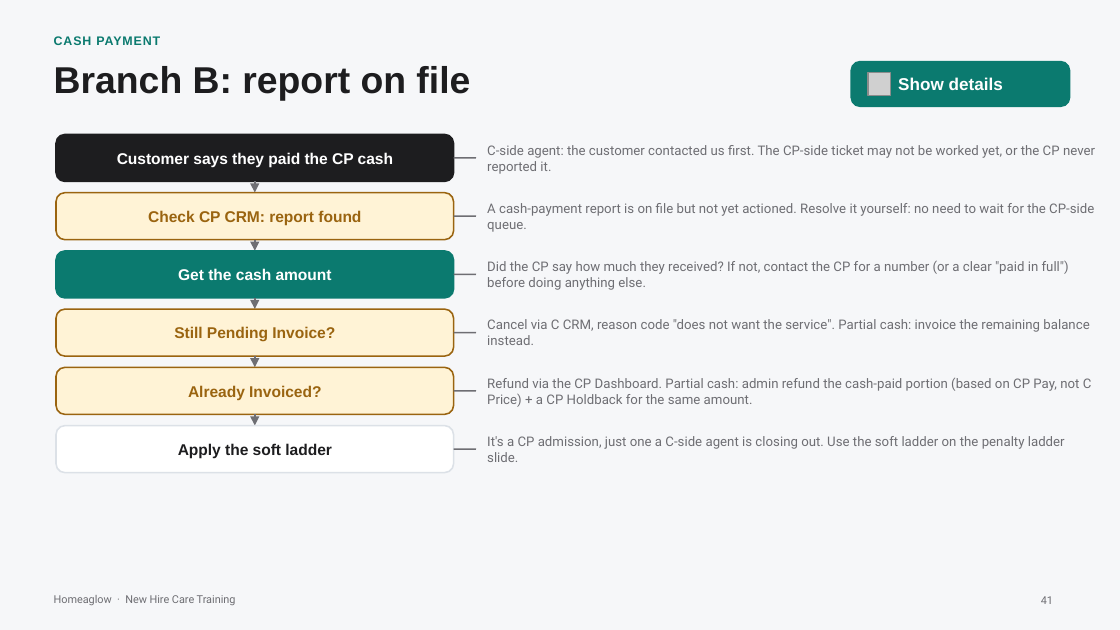
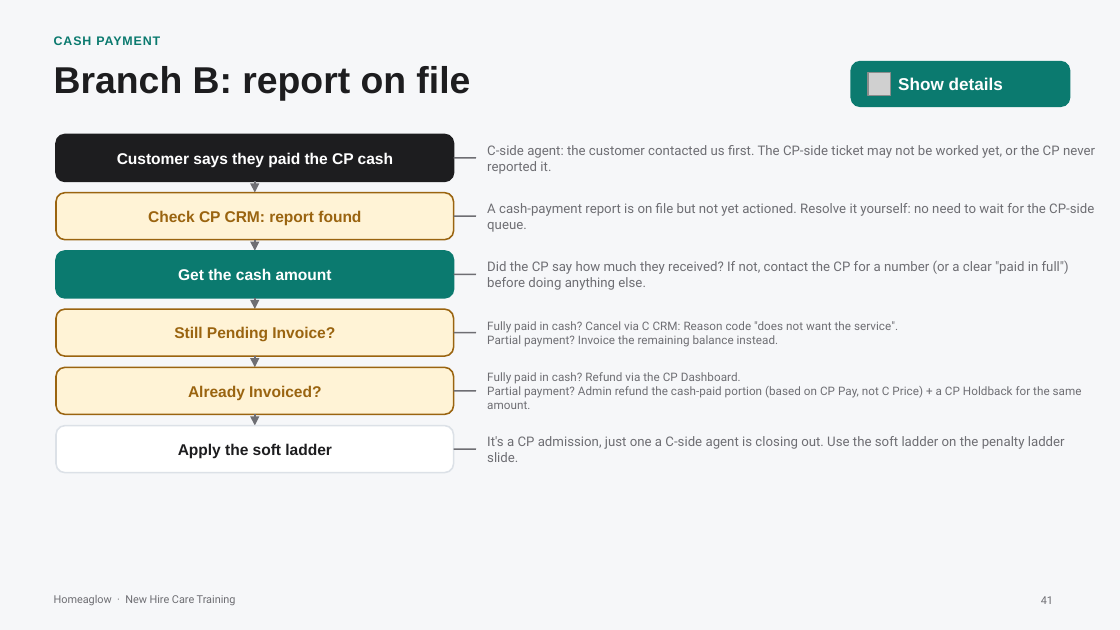
Before and after one commit to anjulimichelle/training, a slide deck: slide 41 of billing-disputes/billing-disputes-cash-payments.pptx. Drawn at 1120x630 pixels with LibreOffice and Linux fonts; fonts in the diff are those of the drawing; grey boxes stand for pictures. Boxes give left, top, right and bottom in pixels: in the first picture for what was removed or moved away, otherwise in the second. Text is boxed around its words. In the diff, an @@ line names an element or a change of style, - is before the commit and + after.

```diff
--- a/billing-disputes/billing-disputes-cash-payments.pptx
+++ b/billing-disputes/billing-disputes-cash-payments.pptx
@@ text at [487,321,898,347]: text changed; size 8.5 to 7.5 pt @@
-Cancel via C CRM, reason code "does not want the service". Partial cash: invoice the remaining balance instead.
+Fully paid in cash? Cancel via C CRM: Reason code "does not want the service".
+Partial payment? Invoice the remaining balance instead.
@@ text at [487,372,1082,409]: text changed; size 8.5 to 7.5 pt @@
-Refund via the CP Dashboard. Partial cash: admin refund the cash-paid portion (based on CP Pay, not C Price) + a CP Holdback for the same amount.
+Fully paid in cash? Refund via the CP Dashboard.
+Partial payment? Admin refund the cash-paid portion (based on CP Pay, not C Price) + a CP Holdback for the same amount.
```
Also in this commit, not shown: 1 other slide changed, 1 slide added, 1 other file.
